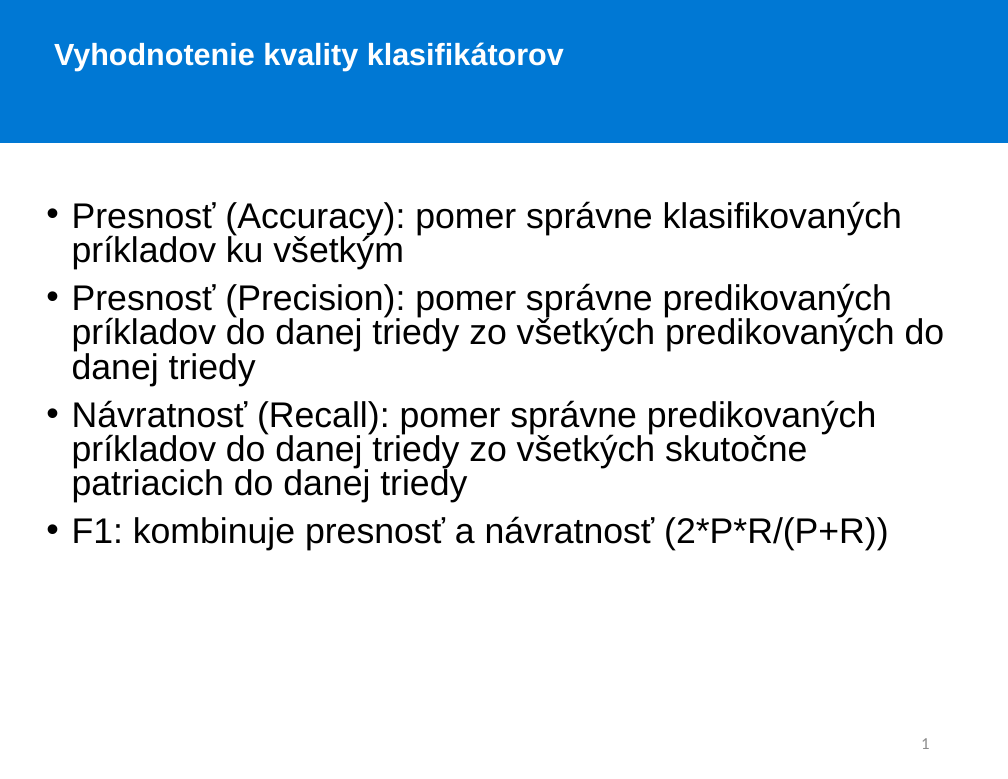
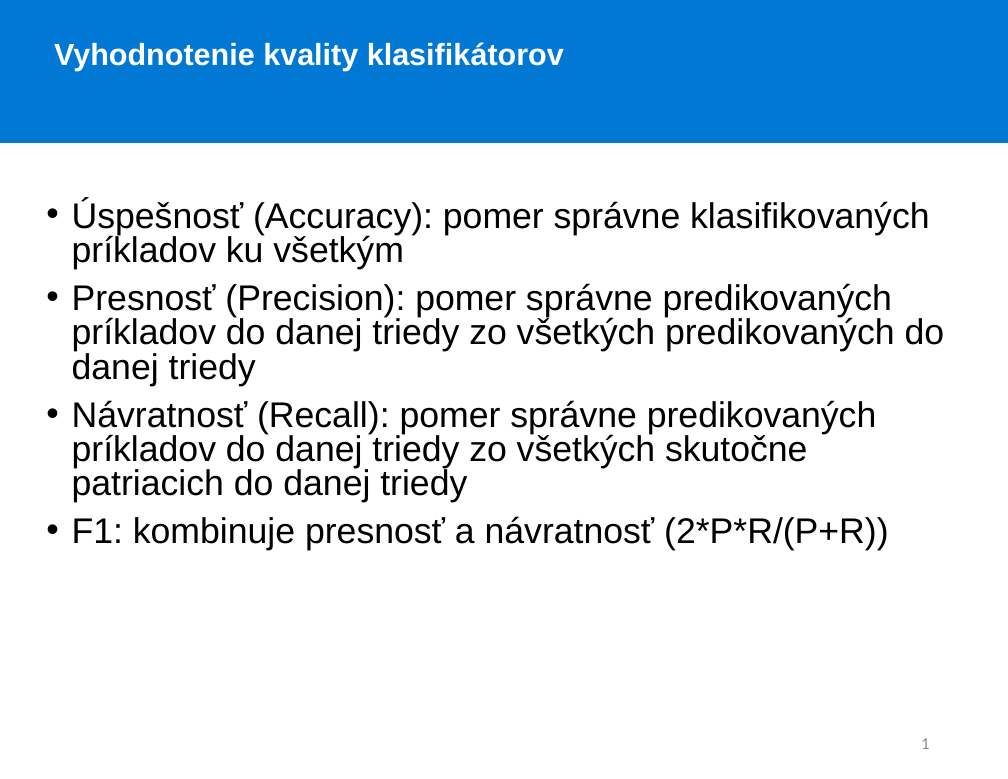
Before and after one commit to Lucia29/mojewda, a slide deck: slide 1 of notebooks/11/presentation/wda11_Evaluation.pptx. Drawn at 1008x779 pixels with LibreOffice and Linux fonts; fonts in the diff are those of the drawing. Boxes give left, top, right and bottom in pixels: in the first picture for what was removed or moved away, otherwise in the second. Text is boxed around its words. In the diff, an @@ line names an element or a change of style, - is before the commit and + after.

```diff
--- a/notebooks/11/presentation/wda11_Evaluation.pptx
+++ b/notebooks/11/presentation/wda11_Evaluation.pptx
@@ text at (x1=72, y1=200, x2=929, y2=269): text changed @@
-• Presnosť (Accuracy): pomer správne klasifikovaných príkladov ku všetkým
+• Úspešnosť (Accuracy): pomer správne klasifikovaných príkladov ku všetkým
```
Also in this commit, not shown: 1 other slide changed, 5 other files.
